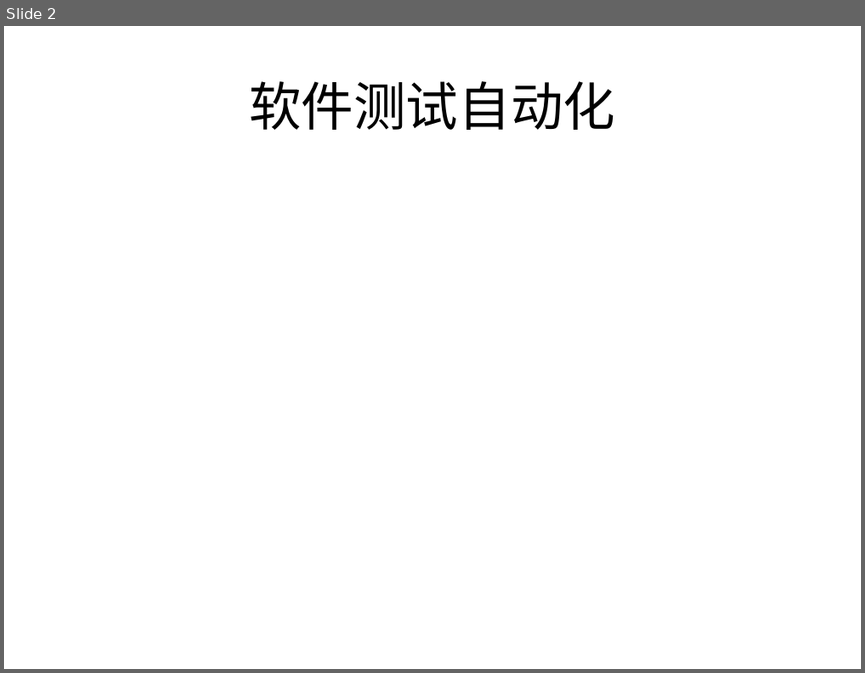
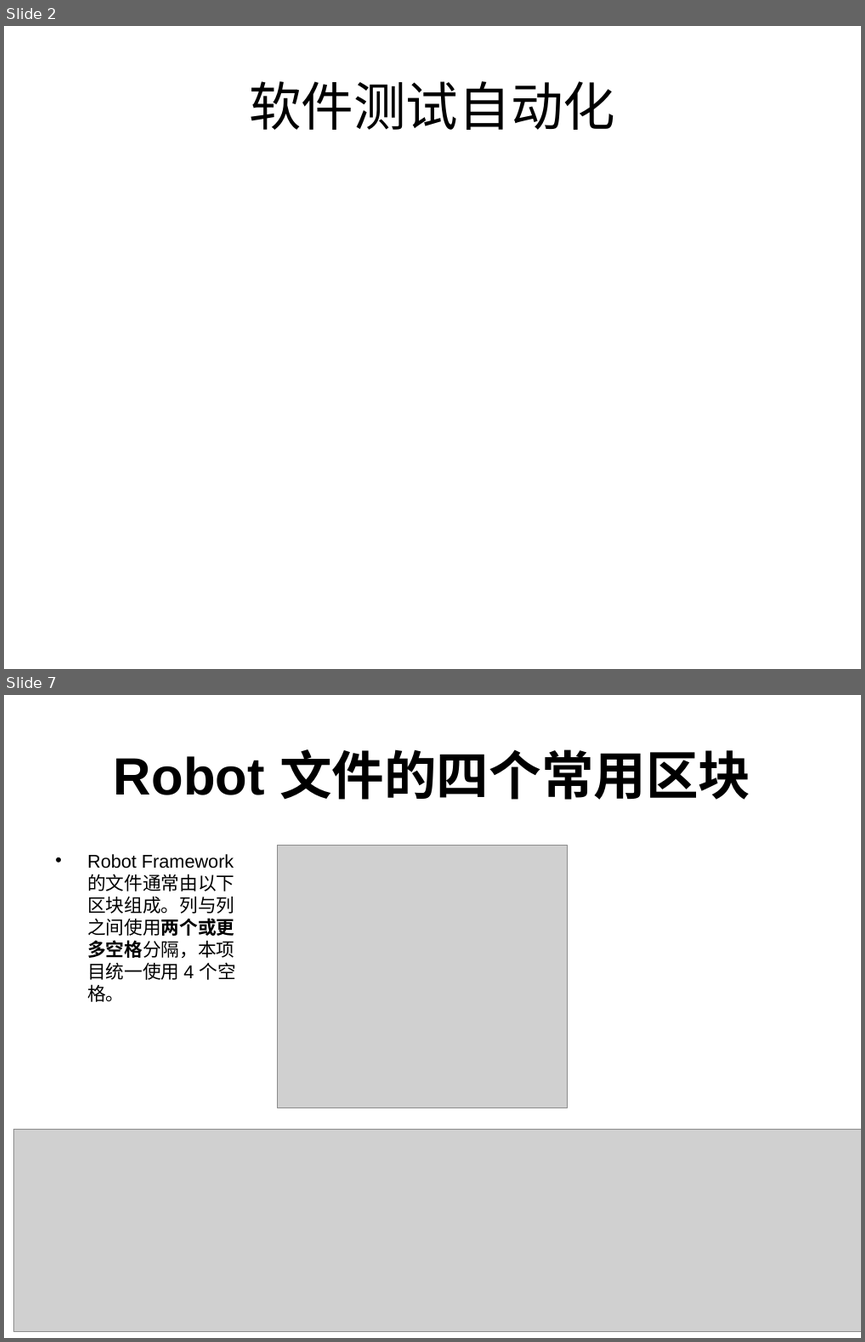
Before and after one commit to CC-coder-GSG/SurveyMasterAutoTesting, a slide deck: docs/测量大师自动化测试.ppt. Shown one above the other, each under a label of ours: slide 2 before the commit, slides 2 and 7 after it; the slides between them are not shown. The pictures are 865x673 and 865x1342 pixels, drawn with LibreOffice and Linux fonts; fonts in the diff are those of the drawing; grey boxes stand for pictures. Boxes give left, top, right and bottom in pixels: in the first picture for what was removed or moved away, otherwise in the second. Text is boxed around its words. In the diff, an @@ line names an element or a change of style, - is before the commit and + after.

Commit message:
docs: add Robot Framework and Appium training materials

```diff
--- a/docs/测量大师自动化测试.ppt
+++ b/docs/测量大师自动化测试.ppt
@@ slide 7 added at (4,695,861,1338), background #FFFFFF @@
@@ title added at (114,749,750,800), 44 pt, text #000000, bold @@
+Robot 文件的四个常用区块
@@ picture added at (278,845,568,1108) @@
@@ text added at (87,854,235,1002), 15.5 pt, text #000000 @@
+• Robot Framework 的文件通常由以下区块组成。列与列之间使用两个或更多空格分隔，本项目统一使用 4 个空格。
@@ picture added at (14,1129,861,1331) @@
```
Also in this commit, not shown: 9 other slides added, 1 slide removed, 1 other file.
